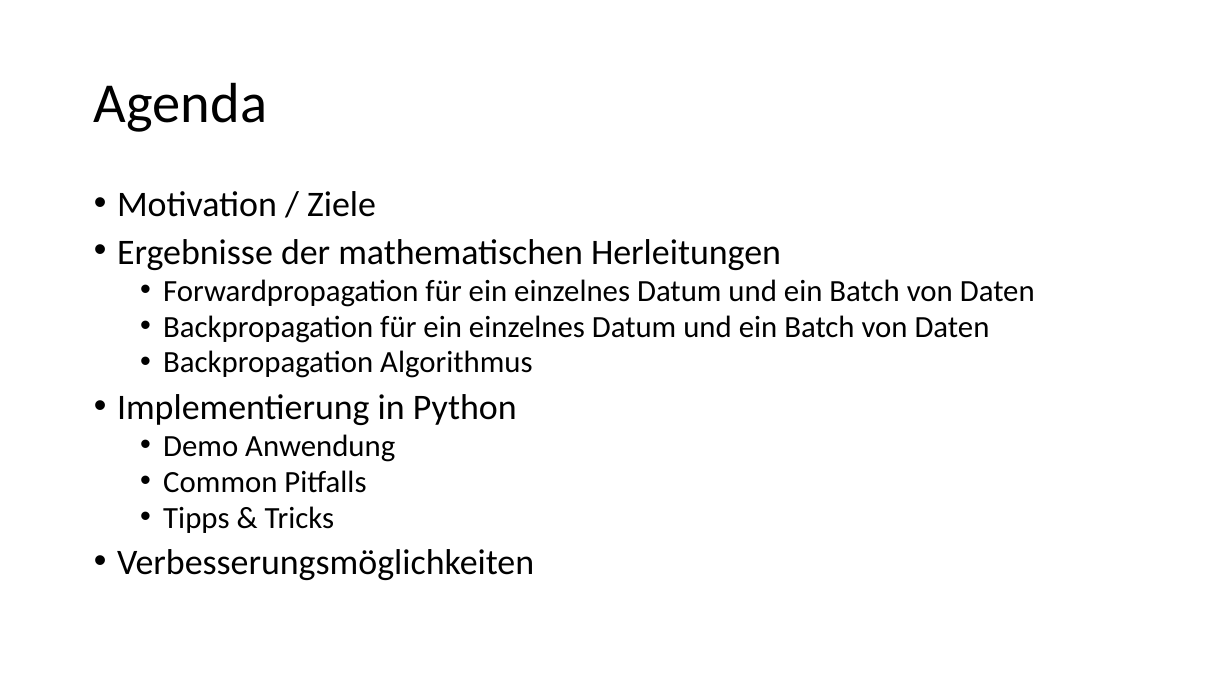
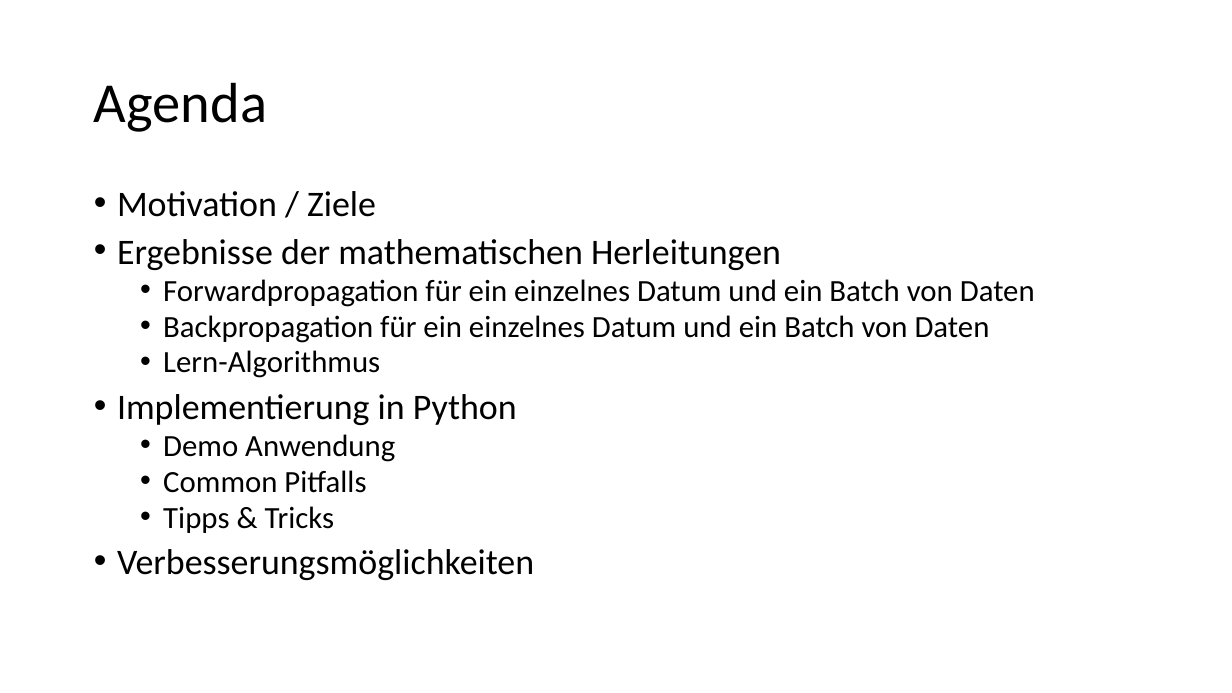
Before and after one commit to kevinsuedmersen/neural_networks_from_scratch, a slide deck: slide 2 of theory/submission/result_presentation.pptx. Drawn at 1232x693 pixels with LibreOffice and Linux fonts; fonts in the diff are those of the drawing. Boxes give left, top, right and bottom in pixels: in the first picture for what was removed or moved away, otherwise in the second. Text is boxed around its words. In the diff, an @@ line names an element or a change of style, - is before the commit and + after.

Commit message:
WIP: Explaining learning algorithm

```diff
--- a/theory/submission/result_presentation.pptx
+++ b/theory/submission/result_presentation.pptx
@@ text at <box>163,350,380,378</box>: text changed @@
-  • Backpropagation Algorithmus
+  • Lern-Algorithmus
```
Also in this commit, not shown: 2 other slides changed.
